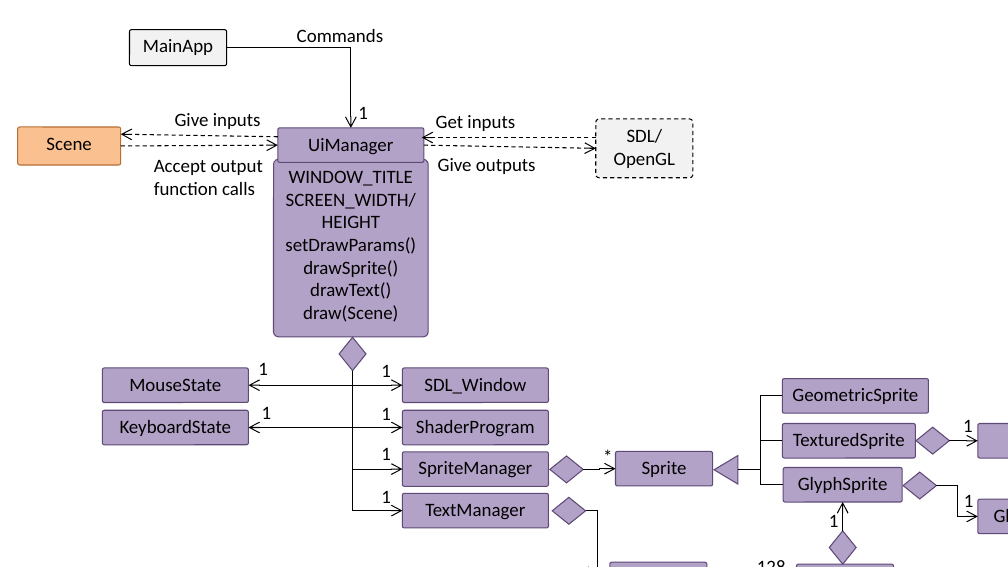
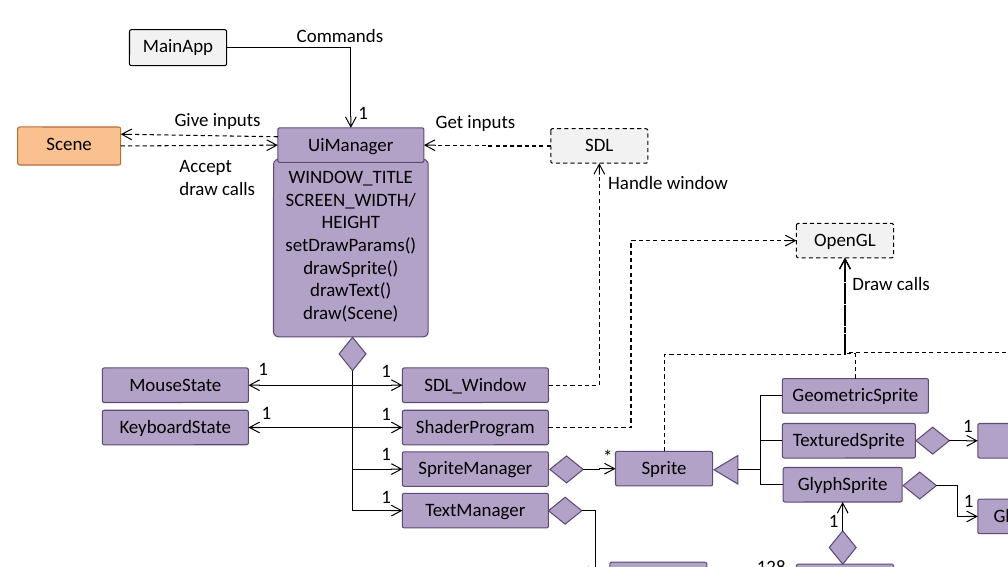
Before and after one commit to OrangeJuice7/SDL-OpenGL-Game-Framework, a slide deck: slide 1 of docs/diagrams/UiManagerClassDiagram.pptx. Drawn at 1008x567 pixels with LibreOffice and Linux fonts; fonts in the diff are those of the drawing. Boxes give left, top, right and bottom in pixels: in the first picture for what was removed or moved away, otherwise in the second. Text is boxed around its words. In the diff, an @@ line names an element or a change of style, - is before the commit and + after.

```diff
--- a/docs/diagrams/UiManagerClassDiagram.pptx
+++ b/docs/diagrams/UiManagerClassDiagram.pptx
@@ arrow removed from (596, 138) to (422, 138) @@
@@ arrow removed from (424, 145) to (596, 148) @@
@@ elbow arrow added from (551, 146) to (424, 145), #000000 1 pt dashed @@
@@ rounded rectangle "SDL": place and size @@
-rounded rectangle "SDL" at [596, 119, 693, 178]
+rounded rectangle "SDL" at [551, 129, 648, 163]
@@ text in rounded rectangle at [585, 138, 613, 151]: text changed @@
-SDL/ OpenGL
+SDL
@@ text at [179, 160, 255, 195]: text changed @@
-Accept output function calls
+Accept draw calls
@@ text removed at [438, 158, 536, 174] @@
-Give outputs
@@ elbow arrow added from (549, 386) to (600, 163), #000000 1 pt dashed @@
@@ text added at [608, 176, 728, 189], 18 pt, text #000000 @@
+Handle window
@@ rounded rectangle added at [796, 223, 893, 258], fill #F2F2F2, outline #000000 1 pt dashed, 18 pt, text #000000 @@
+OpenGL
@@ elbow arrow added from (549, 428) to (796, 240), #000000 1 pt dashed @@
@@ elbow arrow added from (664, 451) to (845, 258), #000000 1 pt dashed @@
@@ elbow arrow added from (856, 379) to (845, 258), #000000 1 pt dashed @@
@@ elbow arrow added from (1008, 423) to (845, 258), #000000 1 pt dashed @@
@@ text added at [852, 277, 930, 290], 18 pt, text #000000 @@
+Draw calls
@@ diamond: place and size @@
-diamond at [553, 498, 586, 525]
+diamond at [549, 498, 582, 525]
@@ elbow arrow moved from (586, 511) - (610, 567) to (582, 511) - (610, 567) @@
```
Also in this commit, not shown: 2 other files.
